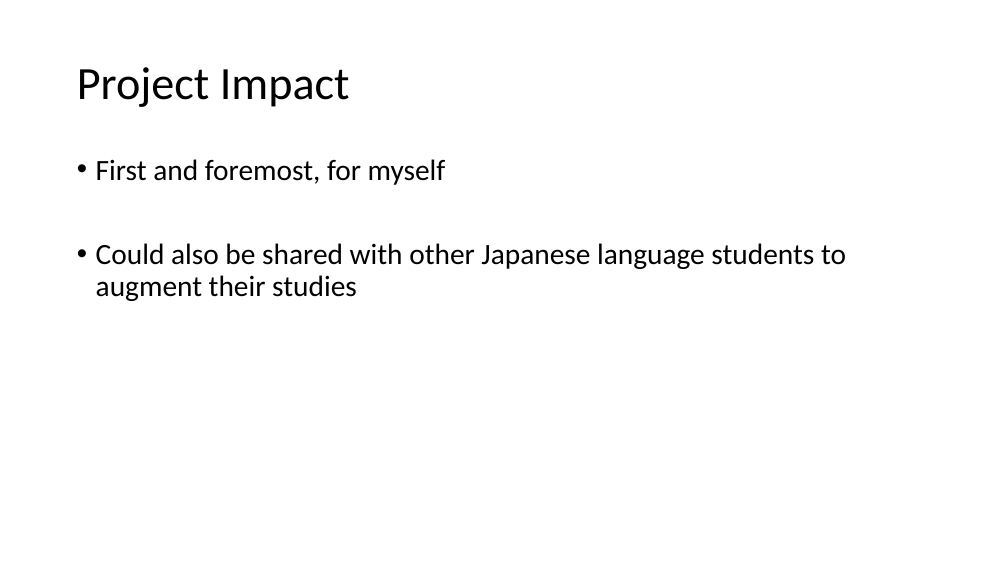
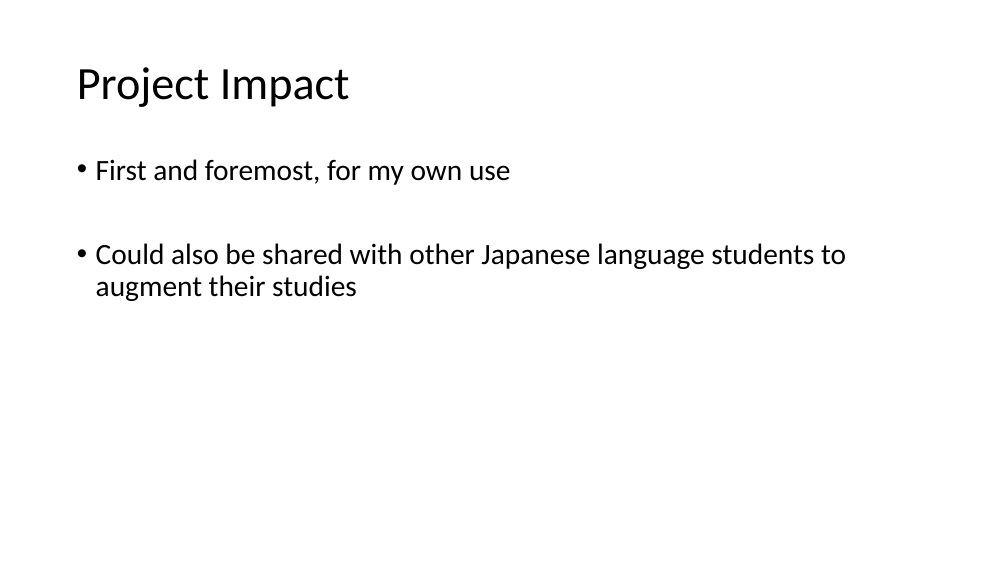
Before and after one commit to ReschAndrewJ/Senior-Design-2023_24, a slide deck: slide 4 of SpringSlideDeck.pptx. Drawn at 1008x567 pixels with LibreOffice and Linux fonts; fonts in the diff are those of the drawing. Boxes give left, top, right and bottom in pixels: in the first picture for what was removed or moved away, otherwise in the second. Text is boxed around its words. In the diff, an @@ line names an element or a change of style, - is before the commit and + after.

```diff
--- a/SpringSlideDeck.pptx
+++ b/SpringSlideDeck.pptx
@@ text at bbox=[96, 159, 511, 185]: text changed @@
-• First and foremost, for myself
+• First and foremost, for my own use
```
Also in this commit, not shown: 3 other slides changed.
